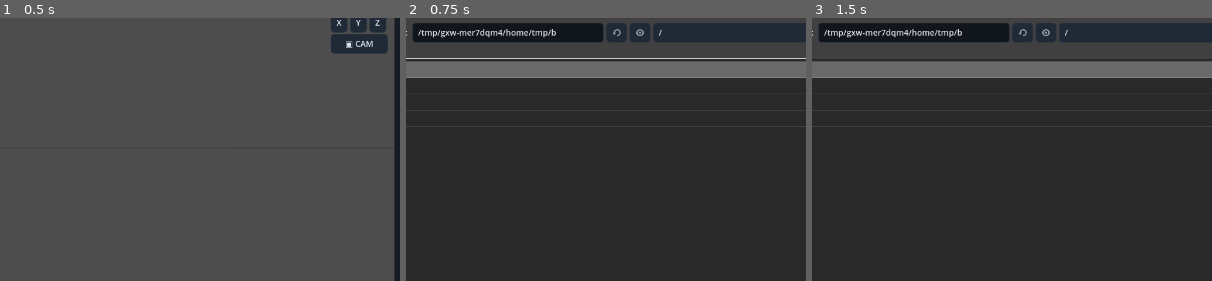
Above: before the commit, frames 1-3 (left to right).
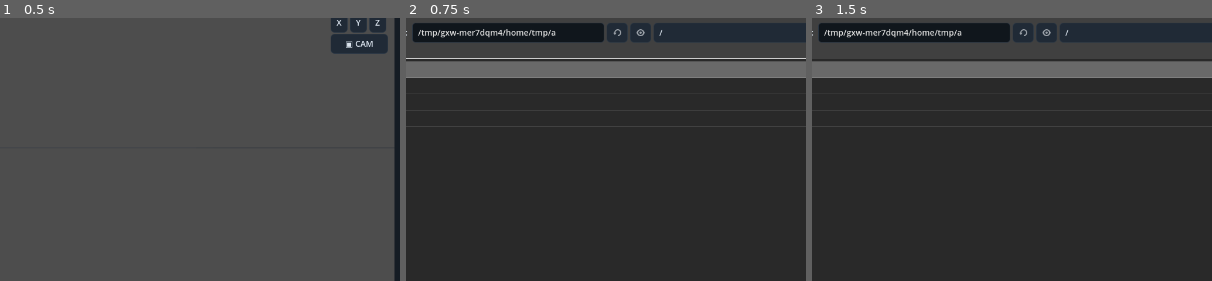
Above: after the commit, the same moments.

Repository: Onnevan/Kabuki
Game: Godot game, scene res://editor/main.tscn
Two runs of this game, one before a commit and one after it. Both use one fixed random seed, a clock stepped at 60 frames per second and the inputs below.
Inputs (mouse positions are % of the whole screen's width and height, from its top left):
- Up to frame 1 (0.5 s): no input
- Up to frame 2 (0.75 s): click "＋ IMPORT" at 0.5 s
- Up to frame 3 (1.5 s): click (37, 77) at 1.27 s; type "12" at 1.35 s
The pictures show only the part of the screen within x 27-77%, y 15-65%; the shares and areas given below are measured in that part.

Frame 1 is identical in both runs. In frame 2, 0.1% of the frame differs, in the area x 36-65%, y 3-9%; in frame 3, 0.1%.

Commit message:
Project tessellated bitmap silhouettes onto reference canvases

Diff:
--- a/render/runtime_object.gd
+++ b/render/runtime_object.gd
@@ -23,33 +23,34 @@
 	name = obj.name
 
 func setup_bitmap(obj: MotionObject, img: Image, local_corners := PackedVector3Array()) -> void:
-	# Bitmap layers stay bitmaps. A four-corner textured mesh preserves every
-	# pixel and can represent the exact camera-to-reference-canvas projection.
 	model = obj
-	if local_corners.size() == 4:
-		var arrays := []
-		arrays.resize(Mesh.ARRAY_MAX)
-		arrays[Mesh.ARRAY_VERTEX] = local_corners
-		arrays[Mesh.ARRAY_TEX_UV] = PackedVector2Array([Vector2(0,0),Vector2(1,0),Vector2(1,1),Vector2(0,1)])
-		arrays[Mesh.ARRAY_INDEX] = PackedInt32Array([0,2,1,0,3,2])
+	# Build the real alpha silhouette now, so bitmap layers are already
+	# deformation-ready rather than permanent four-vertex quads.
+	var source_mesh := AlphaMeshBuilder.build(img,0.08,1400)
+	if local_corners.size() == 4 and source_mesh.get_surface_count() > 0:
+		var src_arrays := source_mesh.surface_get_arrays(0)
+		var src_verts: PackedVector3Array = src_arrays[Mesh.ARRAY_VERTEX]
+		var src_uvs: PackedVector2Array = src_arrays[Mesh.ARRAY_TEX_UV]
+		var projected_verts := PackedVector3Array()
+		for uv in src_uvs:
+			var top := local_corners[0].lerp(local_corners[1],uv.x)
+			var bottom := local_corners[3].lerp(local_corners[2],uv.x)
+			projected_verts.append(top.lerp(bottom,uv.y))
+		src_arrays[Mesh.ARRAY_VERTEX] = projected_verts
 		var projected := ArrayMesh.new()
-		projected.add_surface_from_arrays(Mesh.PRIMITIVE_TRIANGLES, arrays)
+		projected.add_surface_from_arrays(Mesh.PRIMITIVE_TRIANGLES,src_arrays)
 		mesh = projected
 	else:
-		var quad := QuadMesh.new()
-		quad.size = Vector2(1.6, 1.0)
-		mesh = quad
+		mesh = source_mesh
 	texture = ImageTexture.create_from_image(img)
 	material = ShaderMaterial.new()
 	material.shader = load("res://render/cutout_material.gdshader")
-	material.set_shader_parameter("source_texture", texture)
-	material.set_shader_parameter("tint", Color.WHITE)
-	material.set_shader_parameter("roughness", 0.8)
-	material.set_shader_parameter("metallic", 0.0)
-	material.set_shader_parameter("two_sided", true)
+	material.set_shader_parameter("source_texture",texture)
+	material.set_shader_parameter("tint",Color.WHITE)
+	material.set_shader_parameter("roughness",0.8)
+	material.set_shader_parameter("metallic",0.0)
+	material.set_shader_parameter("two_sided",true)
 	material_override = material
-	# Bitmap paint is transparent RGBA content; keep it visible from either
-	# side of a reference canvas and sort it as transparent geometry.
 	transparency = 0.0001
 	cast_shadow = GeometryInstance3D.SHADOW_CASTING_SETTING_OFF
 	name = obj.name
